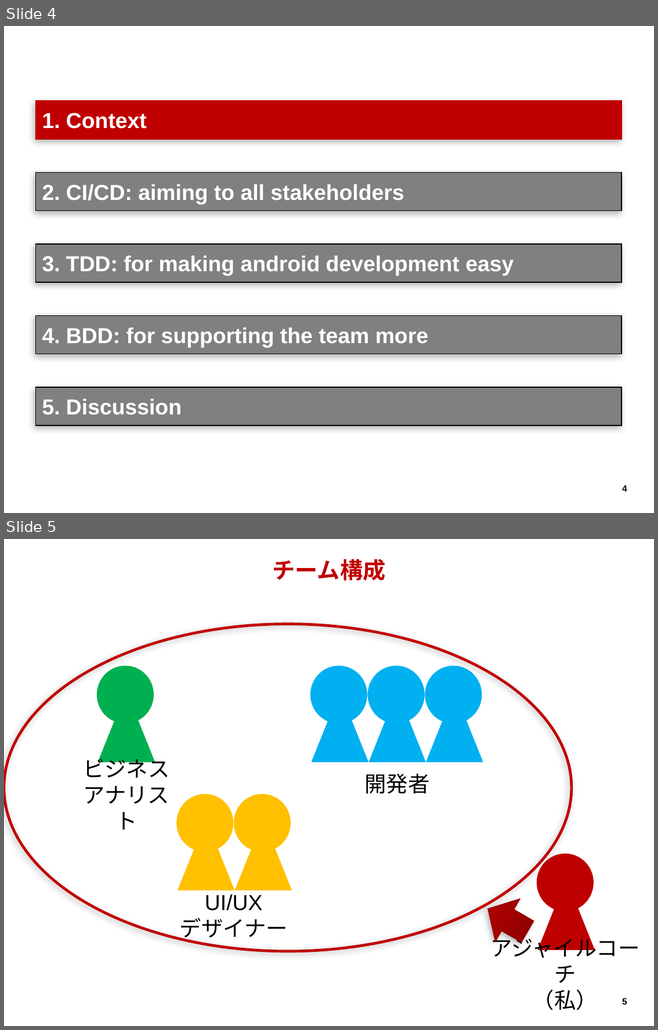
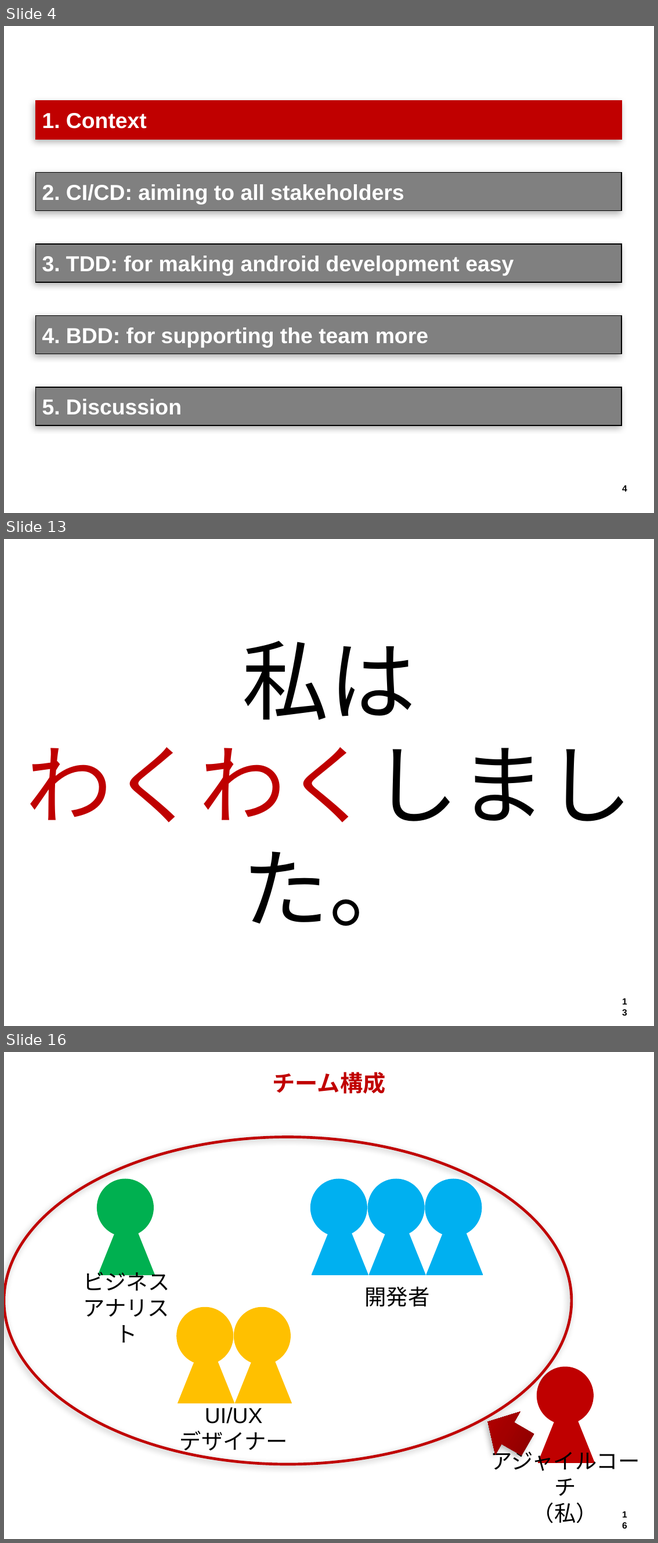
Before and after one commit to hageyahhoo/agile2014, a slide deck: presentations/TechnologyDrivenDevelopment.pptx. Shown one above the other, each under a label of ours: slides 4 and 5 before the commit, slides 4, 13 and 16 after it; the slides between them are not shown. The pictures are 658x1030 and 658x1543 pixels, drawn with LibreOffice and Linux fonts; fonts in the diff are those of the drawing; background and template pictures are left out. Boxes give left, top, right and bottom in pixels: in the first picture for what was removed or moved away, otherwise in the second. Text is boxed around its words. In the diff, an @@ line names an element or a change of style, - is before the commit and + after.

```diff
--- a/presentations/TechnologyDrivenDevelopment.pptx
+++ b/presentations/TechnologyDrivenDevelopment.pptx
@@ slide 13 added at (4, 539, 654, 1026), background #FFFFFF; not listed: 1 template element that a slide beside it also shows @@
@@ text added at (25, 641, 632, 926), 96 pt, text #000000 @@
+私は
+わくわくしました。
@@ what was slide 5 is now slide 16 @@
@@ page number at (622, 1511, 627, 1529): text changed @@
-5
+16
```
Also in this commit, not shown: 1 slide changed, 10 other slides added.
